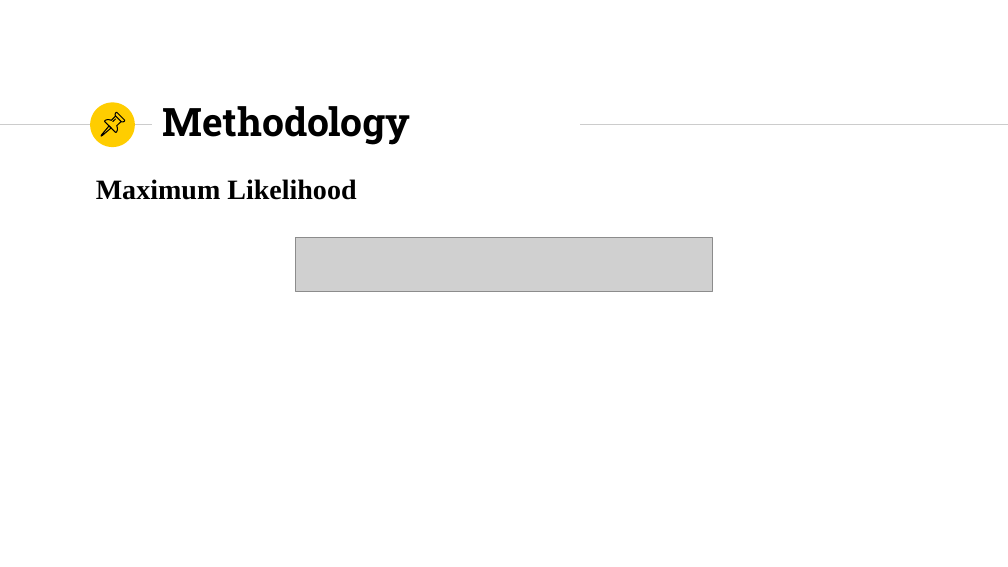
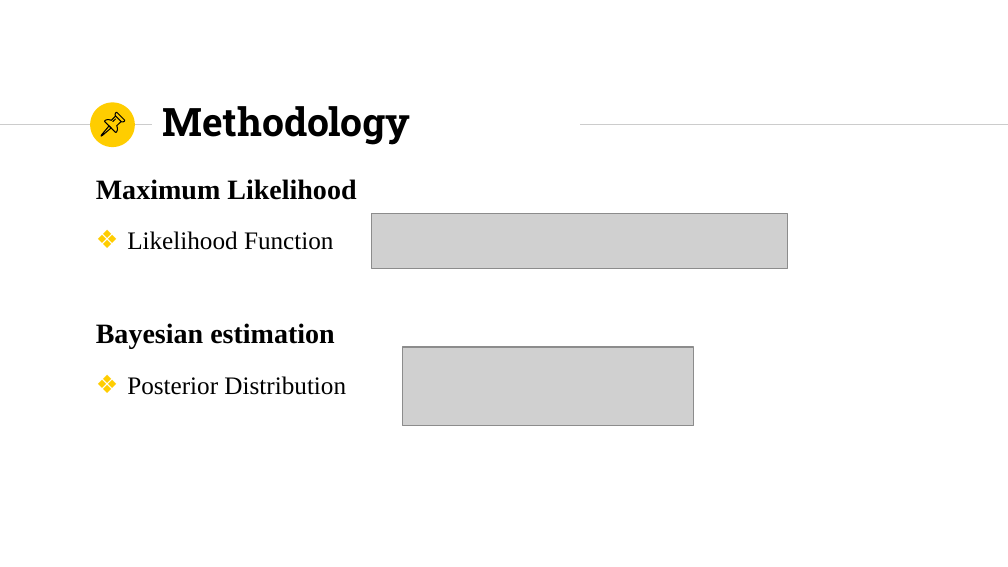
Before and after one commit to YokyZhang/IS4250, a slide deck: slide 10 of Project/IS4250Presentation.pptx. Drawn at 1008x567 pixels with LibreOffice and Linux fonts; fonts in the diff are those of the drawing; grey boxes stand for pictures. Boxes give left, top, right and bottom in pixels: in the first picture for what was removed or moved away, otherwise in the second. Text is boxed around its words. In the diff, an @@ line names an element or a change of style, - is before the commit and + after.

```diff
--- a/Project/IS4250Presentation.pptx
+++ b/Project/IS4250Presentation.pptx
@@ text at (96, 231, 346, 395): paragraphs added @@
+❖ Likelihood Function
+Bayesian estimation
+❖ Posterior Distribution
@@ picture: place and size @@
-picture at (296, 237, 713, 291)
+picture at (372, 214, 788, 268)
@@ picture added at (402, 347, 694, 425) @@
```
Also in this commit, not shown: 3 other slides changed, 1 other file.
